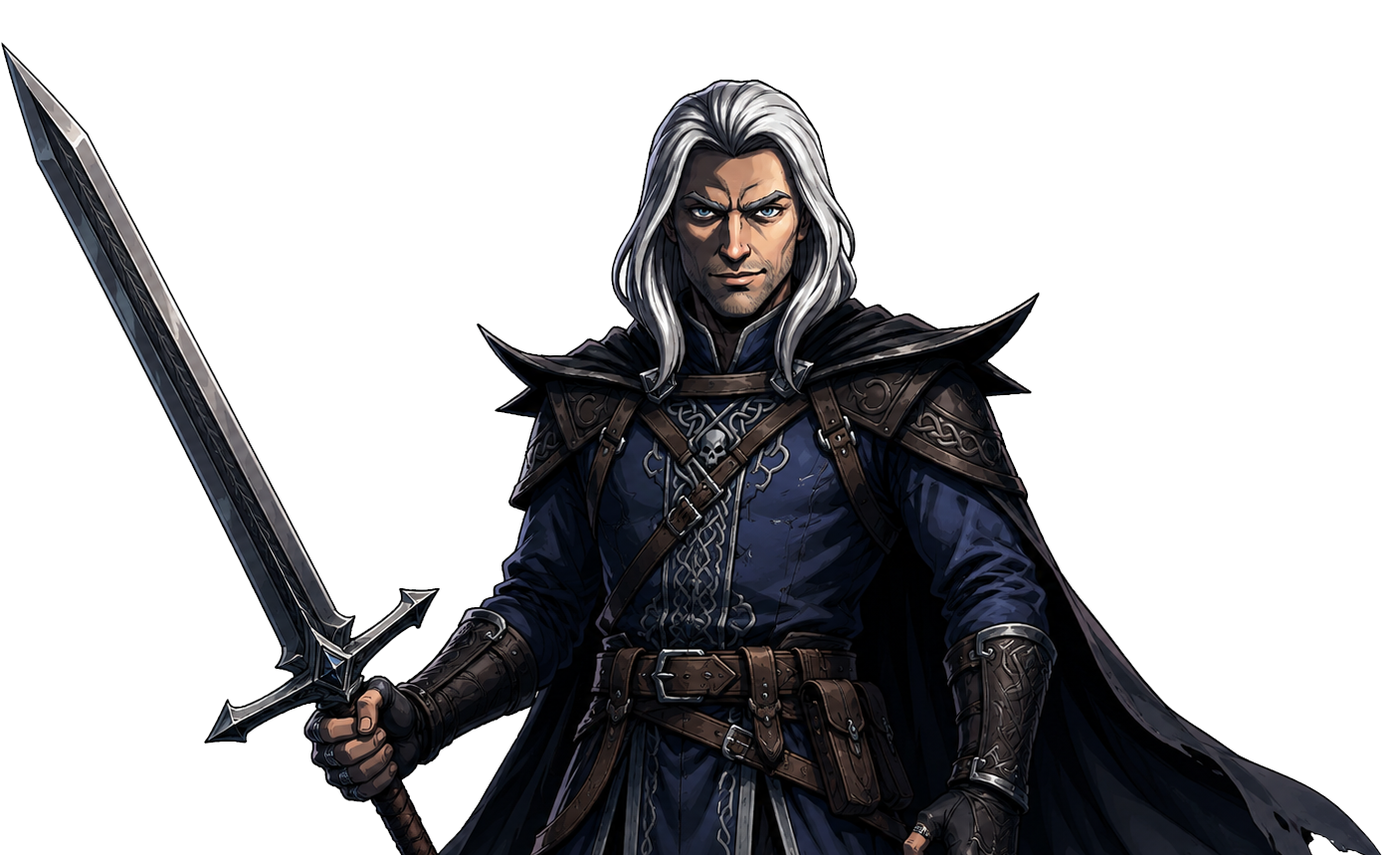
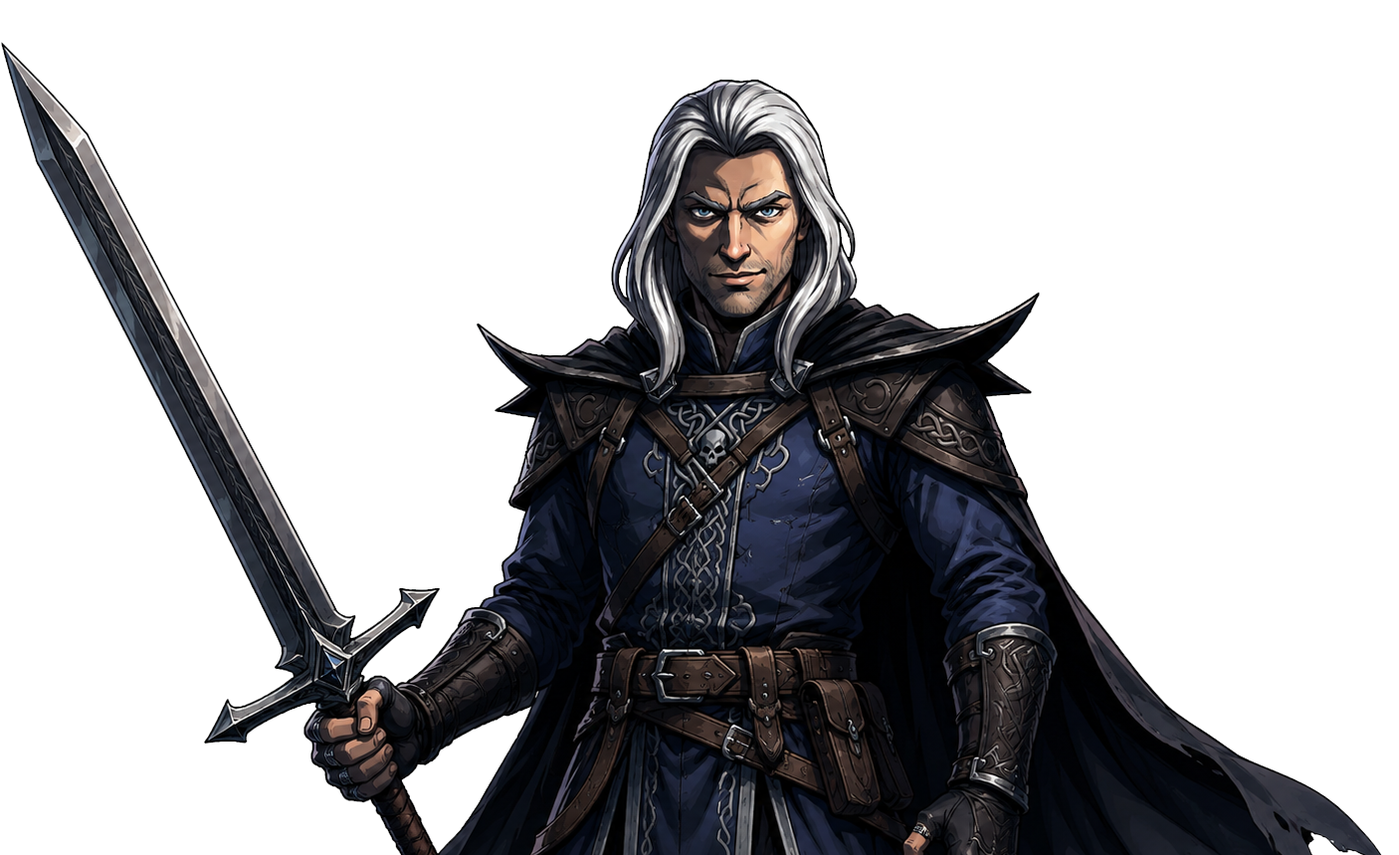
The second 1399x855 image is a revision of the first. Changes to its layers:
painted on "Layer 1" over [618, 221, 851, 298]
